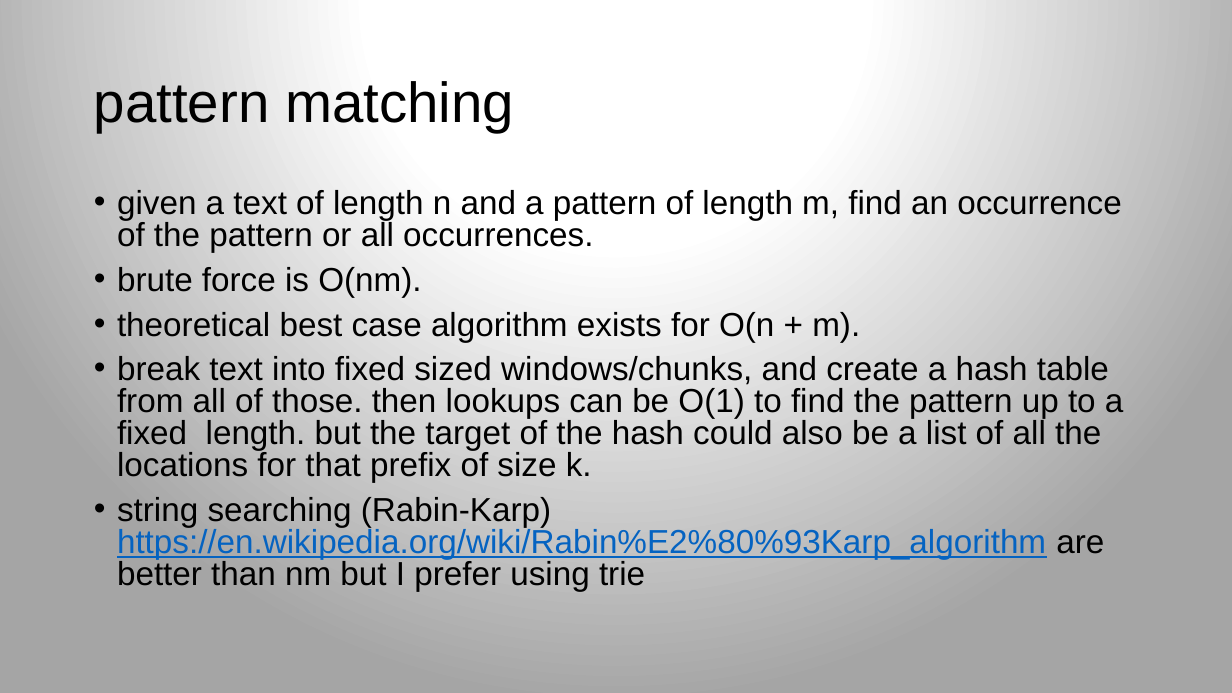
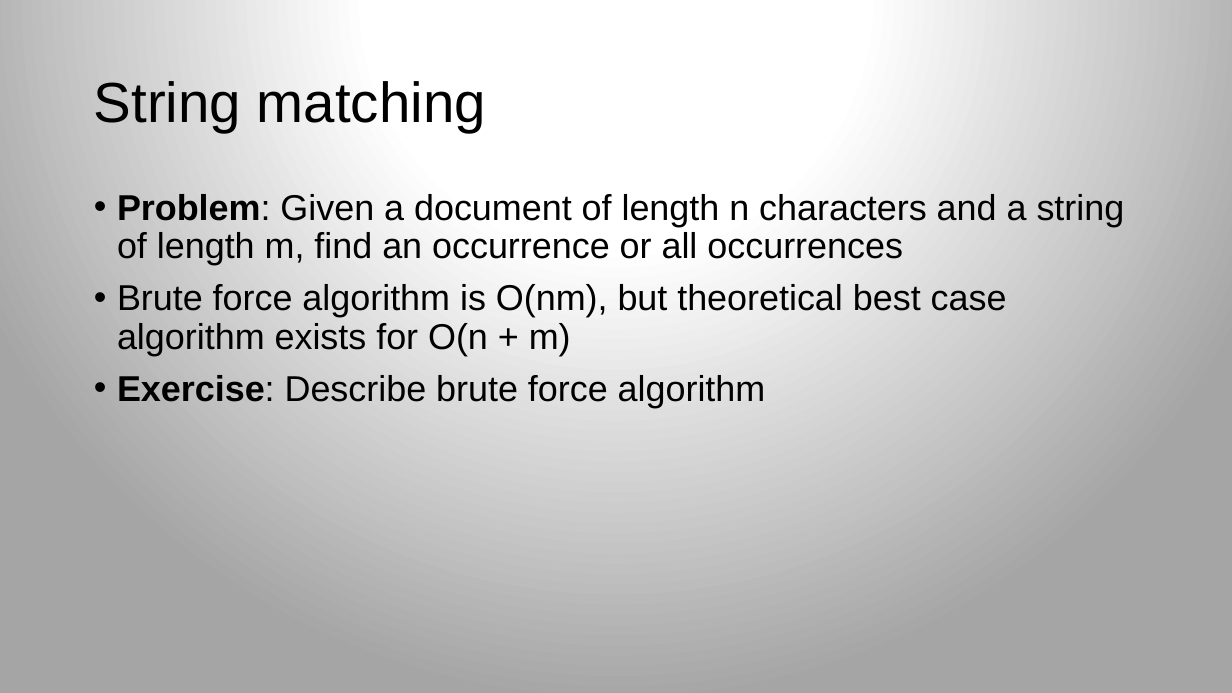
Before and after one commit to parrt/msds689, a slide deck: slide 5 of notes/searching.pptx (slide 4 before the commit). Drawn at 1232x693 pixels with LibreOffice and Linux fonts; fonts in the diff are those of the drawing; background and template pictures are left out. Boxes give left, top, right and bottom in pixels: in the first picture for what was removed or moved away, otherwise in the second. Text is boxed around its words. In the diff, an @@ line names an element or a change of style, - is before the commit and + after.

```diff
--- a/notes/searching.pptx
+++ b/notes/searching.pptx
@@ title at (94,81,486,132): text changed @@
-pattern matching
+String matching
@@ text at (117,194,1125,408): text changed; size 25.9 to 28 pt @@
-• given a text of length n and a pattern of length m, find an occurrence of the pattern or all occurrences.
-• brute force is O(nm).
-• theoretical best case algorithm exists for O(n + m).
-• break text into fixed sized windows/chunks, and create a hash table from all of those. then lookups can be O(1) to find the pattern up to a fixed length. but the target of the hash could also be a list of all the locations for that prefix of size k.
-• string searching (Rabin-Karp) https://en.wikipedia.org/wiki/Rabin%E2%80%93Karp_algorithm are better than nm but I prefer using trie
+• Problem: Given a document of length n characters and a string of length m, find an occurrence or all occurrences
+• Brute force algorithm is O(nm), but theoretical best case algorithm exists for O(n + m)
+• Exercise: Describe brute force algorithm
```
Also in this commit, not shown: 2 other slides changed, 4 slides added, 4 other files.
